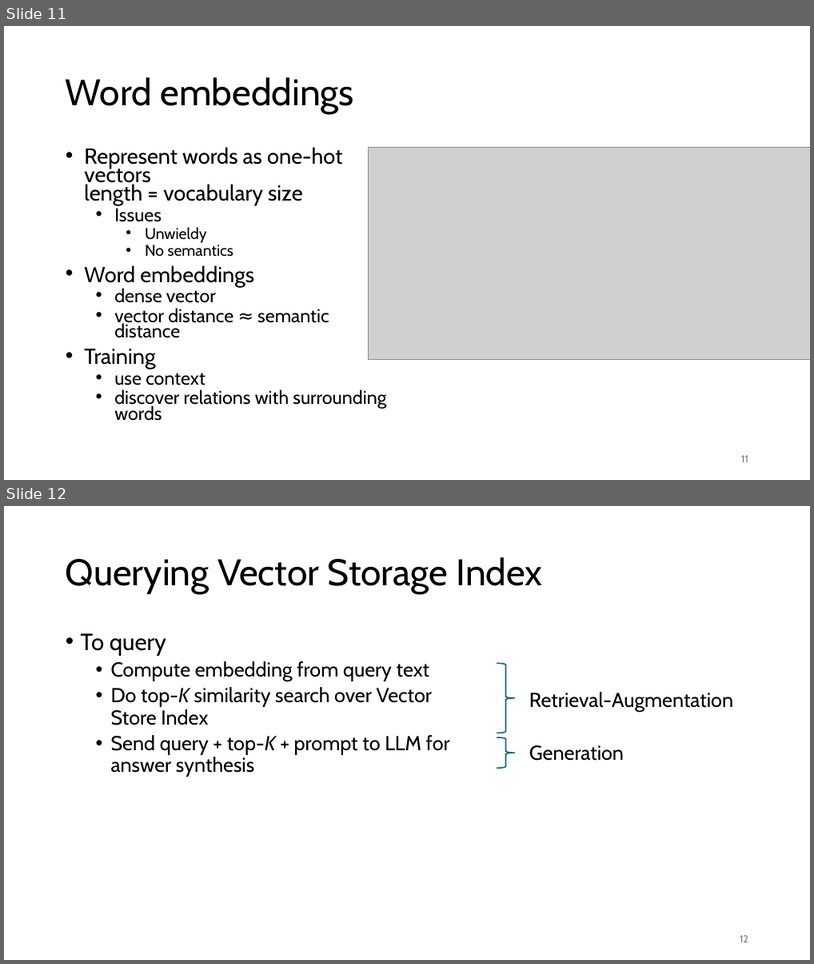
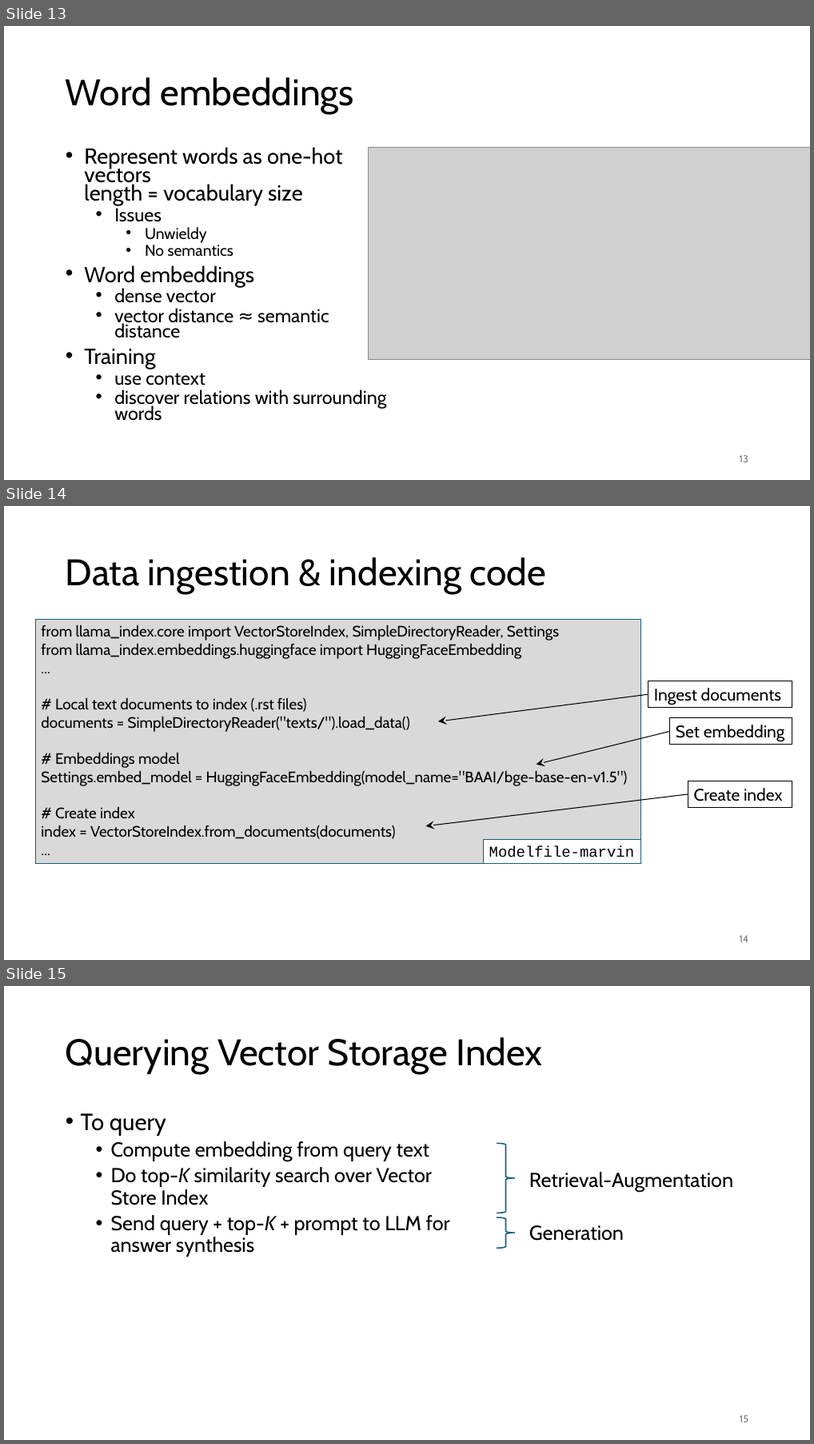
Before and after one commit to gjbex/Deploying-LLMs-locally, a slide deck: local_LLMs.pptx. Shown one above the other, each under a label of ours: slides 11 and 12 before the commit, slides 13, 14 and 15 after it. The pictures are 814x964 and 814x1444 pixels, drawn with LibreOffice and Linux fonts; fonts in the diff are those of the drawing; grey boxes stand for pictures. Boxes give left, top, right and bottom in pixels: in the first picture for what was removed or moved away, otherwise in the second. Text is boxed around its words. In the diff, an @@ line names an element or a change of style, - is before the commit and + after.

Commit message:
Add ingestion & query code slide

```diff
--- a/local_LLMs.pptx
+++ b/local_LLMs.pptx
@@ slide 14 added at [4,506,810,960], background #FFFFFF @@
@@ title added at [66,557,546,594], 44 pt, text #000000 @@
+Data ingestion & indexing code
@@ rectangle added at [35,619,642,864], fill #D9D9D9, outline #156082 0.75 pt, 18 pt, text #000000 @@
+from llama_index.core import VectorStoreIndex, SimpleDirectoryReader, Settings
+from llama_index.embeddings.huggingface import HuggingFaceEmbedding
+...
+# Local text documents to index (.rst files)
+documents = SimpleDirectoryReader("texts/").load_data()
+# Embeddings model
+Settings.embed_model = HuggingFaceEmbedding(model_name="BAAI/bge-base-en-v1.5")
+# Create index
+index = VectorStoreIndex.from_documents(documents)
+...
@@ arrow added from (649, 694) to (438, 721), #000000 1 pt @@
@@ rectangle added at [649,681,793,708], outline #000000 0.75 pt, 20 pt, text #000000 @@
+Ingest documents
@@ rectangle added at [670,718,792,744], outline #000000 0.75 pt, 20 pt, text #000000 @@
+Set embedding
@@ arrow added from (670, 731) to (536, 764), #000000 1 pt @@
@@ rectangle added at [688,780,792,808], outline #000000 0.75 pt, 20 pt, text #000000 @@
+Create index
@@ arrow added from (688, 794) to (426, 826), #000000 1 pt @@
@@ rectangle added at [484,839,642,863], fill #FFFFFF, outline #156082 0.75 pt, 18 pt, text #000000 @@
+Modelfile-marvin
@@ page number added at [740,935,749,942], 12 pt, text #797979 @@
+14
@@ what was slide 11 is now slide 13 @@
@@ page number at [740,455,749,462]: text changed @@
-11
+13
@@ what was slide 12 is now slide 15 @@
@@ page number at [740,1415,749,1422]: text changed @@
-12
+15
```
Also in this commit, not shown: 1 slide changed, 2 other slides added.
